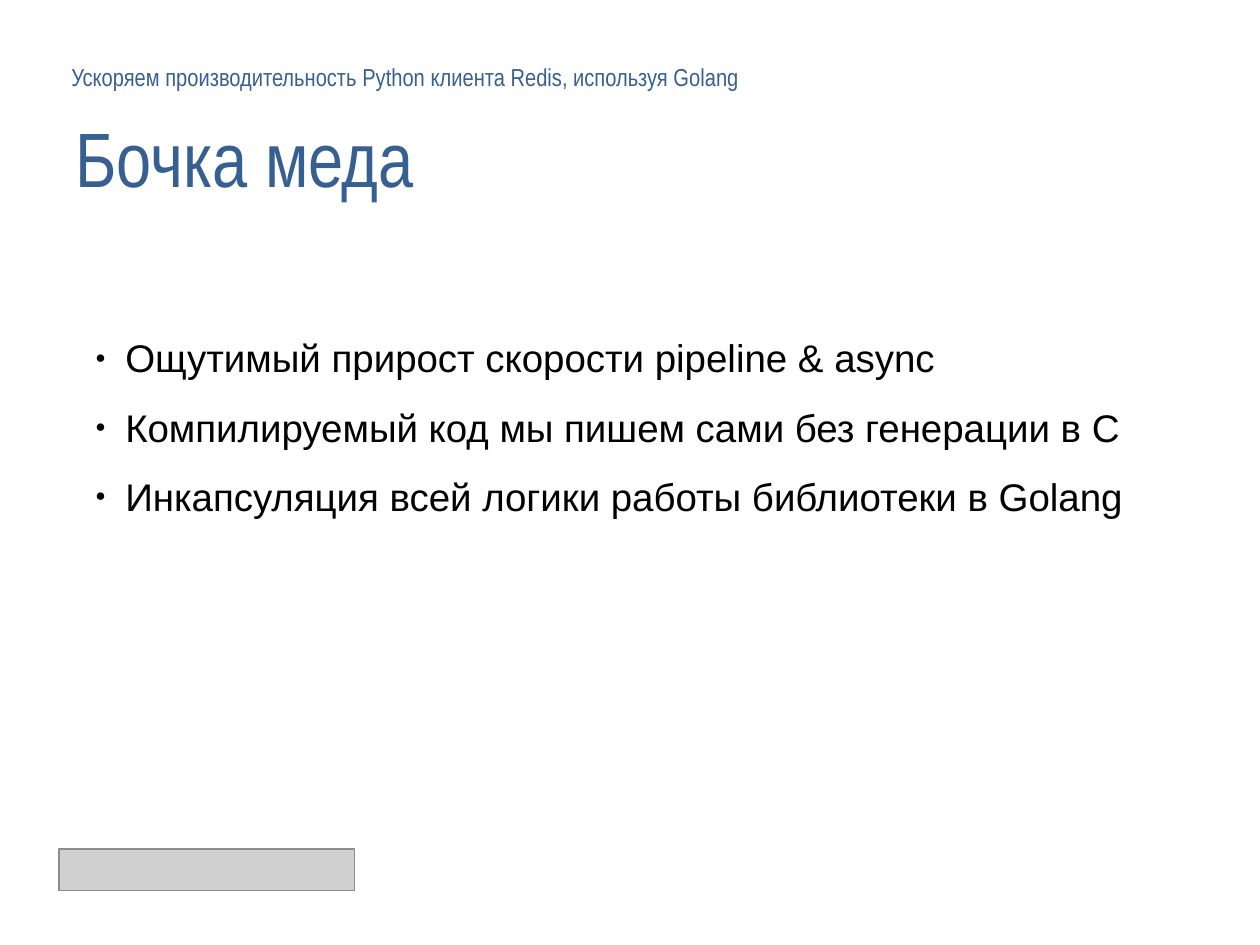
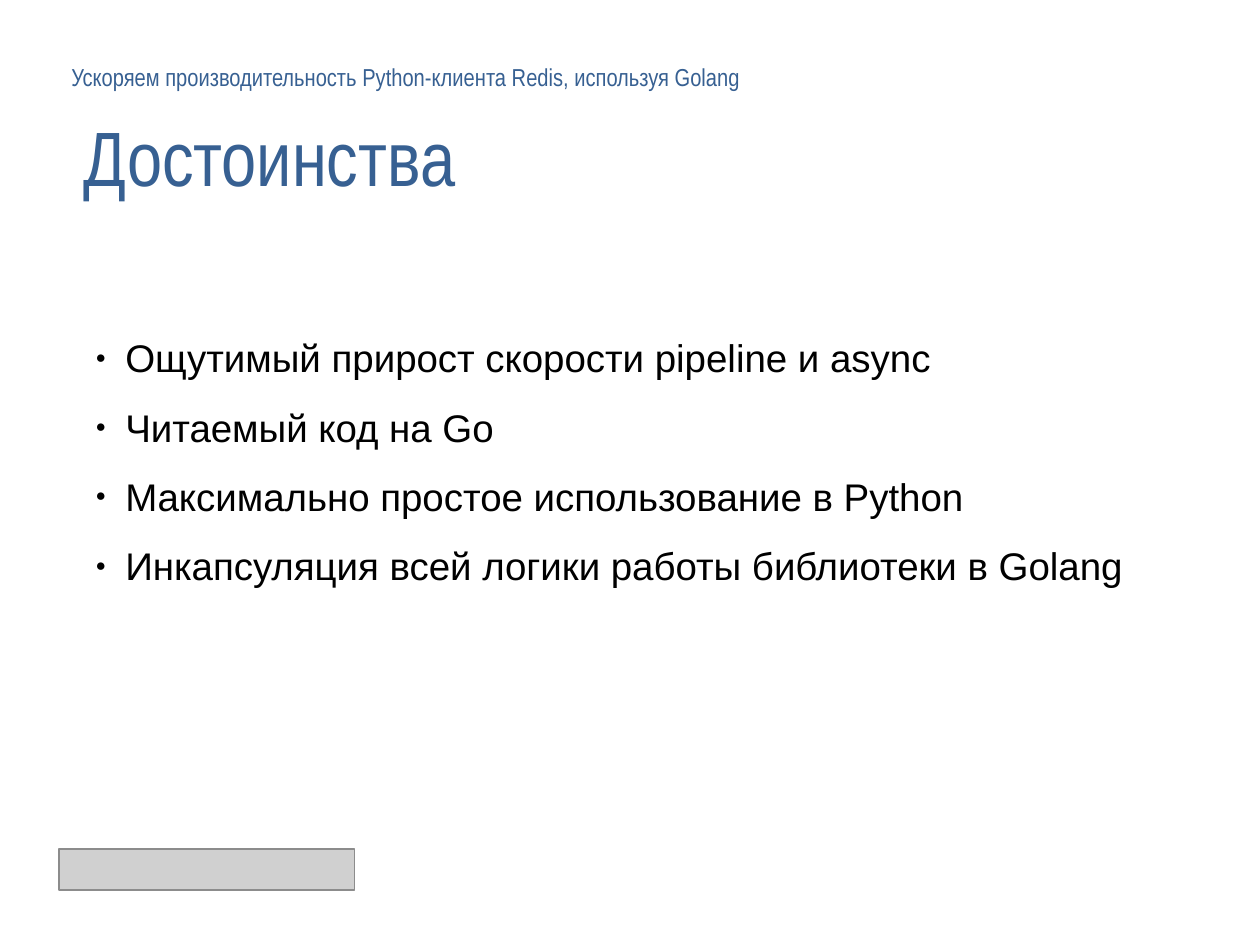
Before and after one commit to deslum/gopipe, a slide deck: slide 24 of presentation.odp (slide 22 before the commit). Drawn at 1260x945 pixels with LibreOffice and Linux fonts; fonts in the diff are those of the drawing; grey boxes stand for pictures; background and template pictures are left out. Boxes give left, top, right and bottom in pixels: in the first picture for what was removed or moved away, otherwise in the second. Text is boxed around its words. In the diff, an @@ line names an element or a change of style, - is before the commit and + after.

```diff
--- a/presentation.odp
+++ b/presentation.odp
@@ free "Ускоряем производительность Python-клиента Redis, используя ...": place and size @@
-free "Ускоряем производительность Python-клиента Redis, используя ..." at [71,68,738,91]
+free "Ускоряем производительность Python-клиента Redis, используя ..." at [59,59,1193,98]
@@ text in free at [71,68,740,91]: text changed @@
-Ускоряем производительность Python клиента Redis, используя Golang
+Ускоряем производительность Python-клиента Redis, используя Golang
@@ free added at [71,98,1205,174], 44 pt, text #376092 @@
+Достоинства
@@ text removed at [75,134,414,202] @@
-Бочка меда
@@ text at [125,343,964,519]: text changed @@
-● Ощутимый прирост скорости pipeline & async
-● Компилируемый код мы пишем сами без генерации в С
+● Ощутимый прирост скорости pipeline и async
+● Читаемый код на Go
+● Максимально простое использование в Python
```
Also in this commit, not shown: 19 other slides changed, 3 slides added, 1 slide removed, 4 other files.
